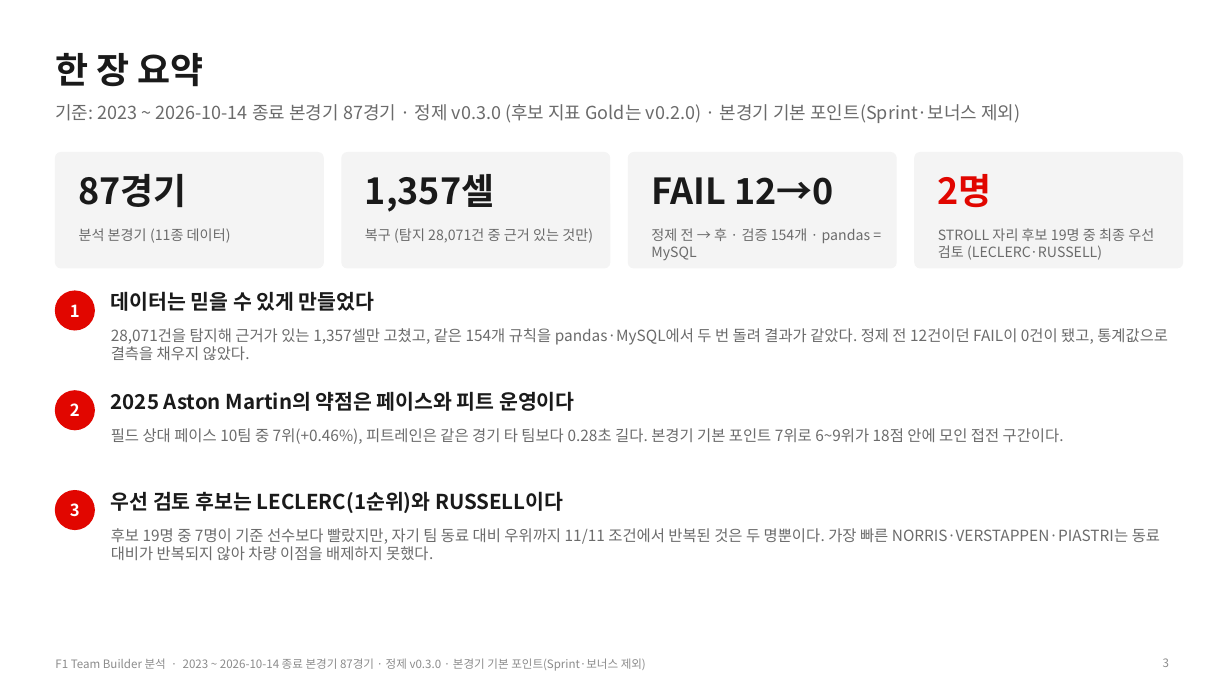
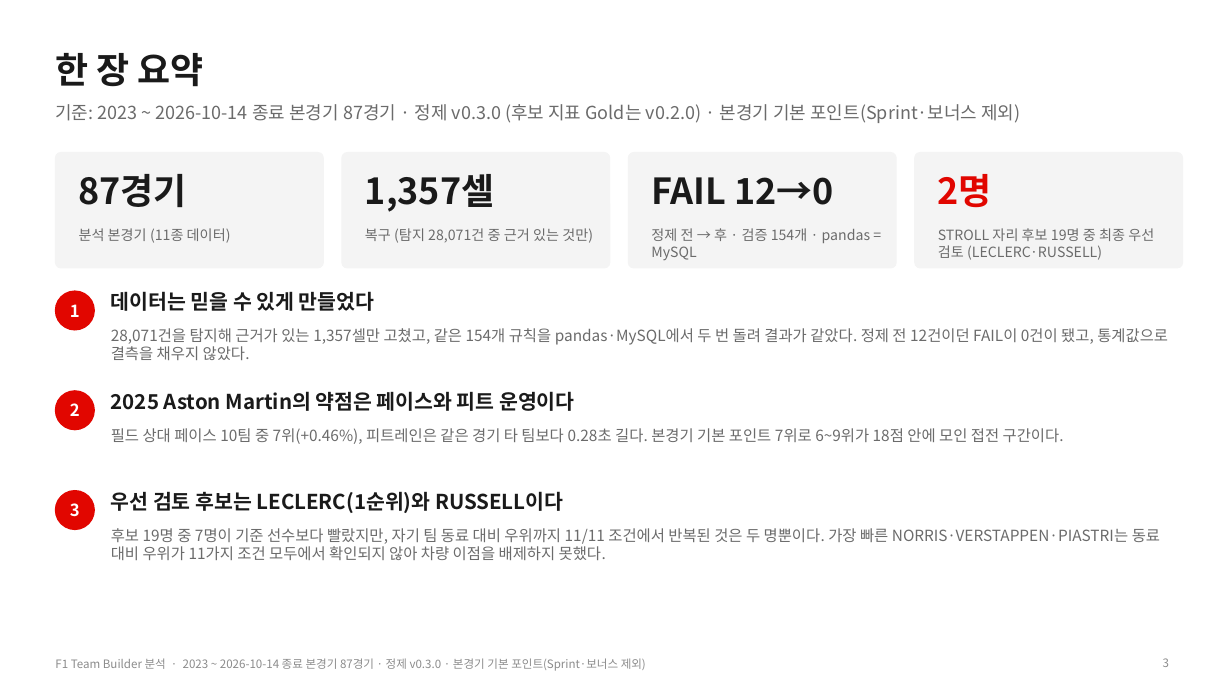
Before and after one commit to encore-ai-campus/mlo-02-p2-team1, a slide deck: slide 3 of docs/F1_TeamBuilder_발표자료.pptx. Drawn at 1232x693 pixels with LibreOffice and Linux fonts; fonts in the diff are those of the drawing. Boxes give left, top, right and bottom in pixels: in the first picture for what was removed or moved away, otherwise in the second. Text is boxed around its words. In the diff, an @@ line names an element or a change of style, - is before the commit and + after.

```diff
--- a/docs/F1_TeamBuilder_발표자료.pptx
+++ b/docs/F1_TeamBuilder_발표자료.pptx
@@ text at (111, 528, 1160, 560): text changed @@
-후보 19명 중 7명이 기준 선수보다 빨랐지만, 자기 팀 동료 대비 우위까지 11/11 조건에서 반복된 것은 두 명뿐이다. 가장 빠른 NORRIS·VERSTAPPEN·PIASTRI는 동료 대비가 반복되지 않아 차량 이점을 배제하지 못했다.
+후보 19명 중 7명이 기준 선수보다 빨랐지만, 자기 팀 동료 대비 우위까지 11/11 조건에서 반복된 것은 두 명뿐이다. 가장 빠른 NORRIS·VERSTAPPEN·PIASTRI는 동료 대비 우위가 11가지 조건 모두에서 확인되지 않아 차량 이점을 배제하지 못했다.
```
Also in this commit, not shown: 5 other slides changed, 1 slide removed, 4 other files.
